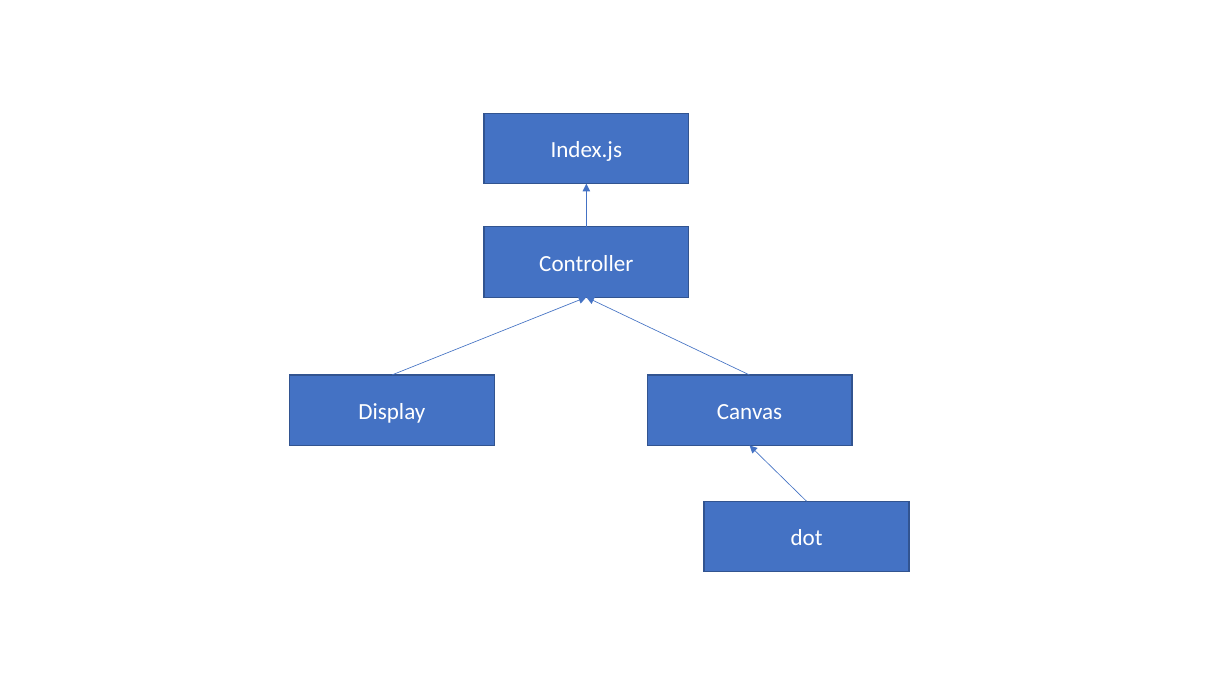
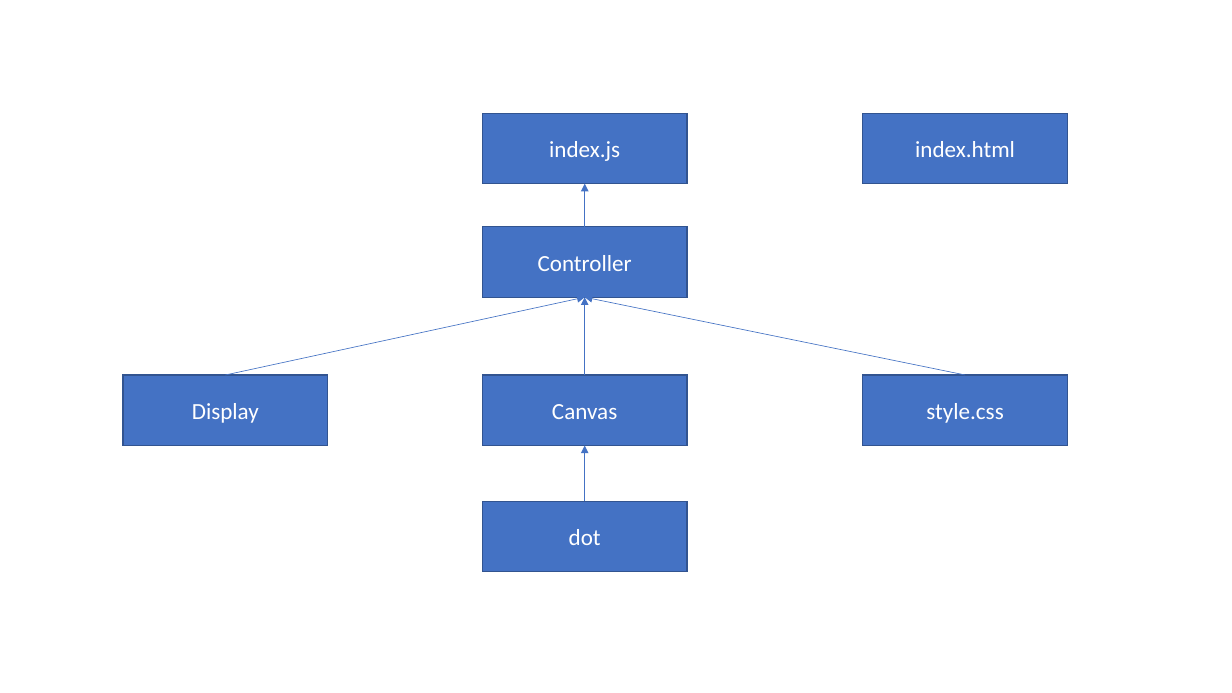
Before and after one commit to sawfiz/Etch-A-Sketch, a slide deck: slide 1 of Etch-A-Sketch.pptx. Drawn at 1232x693 pixels with LibreOffice and Linux fonts; fonts in the diff are those of the drawing. Boxes give left, top, right and bottom in pixels: in the first picture for what was removed or moved away, otherwise in the second. Text is boxed around its words. In the diff, an @@ line names an element or a change of style, - is before the commit and + after.

```diff
--- a/Etch-A-Sketch.pptx
+++ b/Etch-A-Sketch.pptx
@@ rectangle added at (863, 114, 1068, 184), fill #4472C4, outline #325491 1 pt, 18 pt, text #FFFFFF @@
+index.html
@@ text in rectangle at (549, 141, 620, 161): text changed @@
-Index.js
+index.js
@@ arrow moved from (392, 375) - (587, 298) to (226, 375) - (585, 298) @@
@@ arrow moved from (750, 375) - (587, 298) to (585, 375) - (585, 298) @@
@@ arrow added from (966, 375) to (585, 298), #4472C4 0.5 pt @@
@@ rectangle "Display": place and size @@
-rectangle "Display" at (289, 375, 494, 445)
+rectangle "Display" at (123, 375, 328, 445)
@@ rectangle "Canvas": place and size @@
-rectangle "Canvas" at (647, 375, 852, 445)
+rectangle "Canvas" at (482, 375, 688, 445)
@@ rectangle added at (863, 375, 1068, 445), fill #4472C4, outline #325491 1 pt, 18 pt, text #FFFFFF @@
+style.css
@@ arrow moved from (807, 501) - (750, 445) to (585, 501) - (585, 445) @@
@@ rectangle "dot": place and size @@
-rectangle "dot" at (704, 501, 909, 571)
+rectangle "dot" at (482, 501, 688, 571)
```
Also in this commit, not shown: 4 other files.
